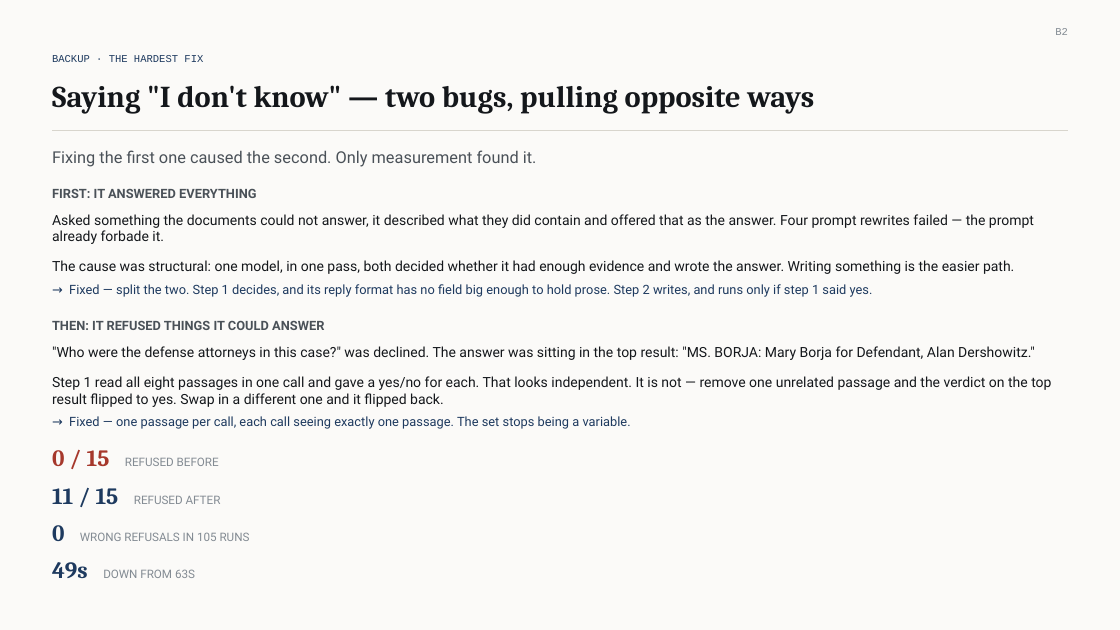
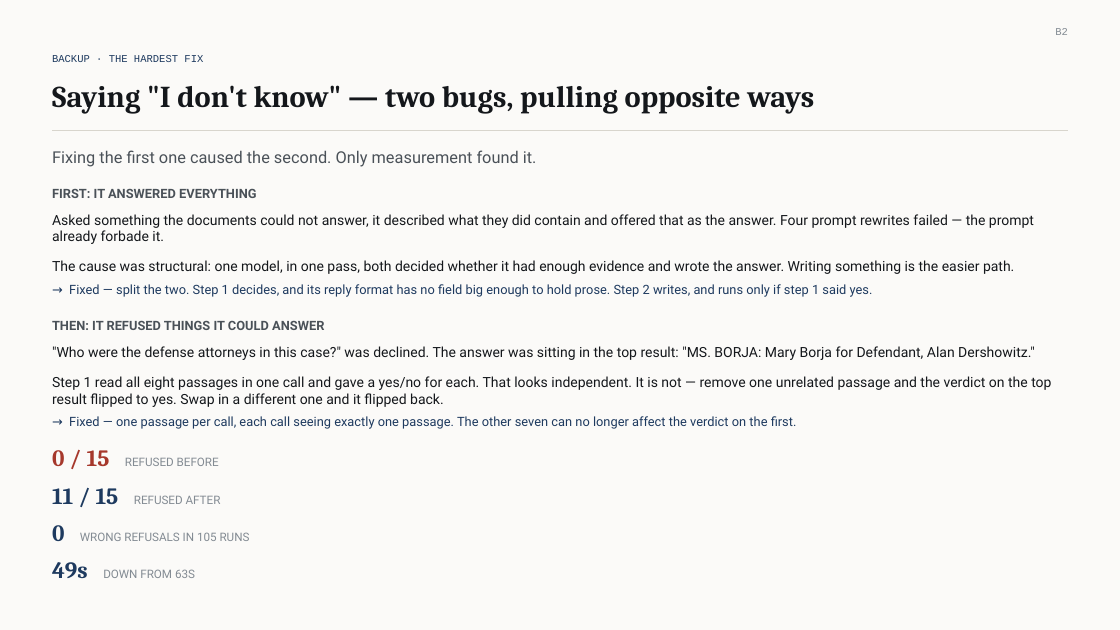
Before and after one commit to extempore66/graph-rag-llm-legal-docs, a slide deck: slide 12 of presos/Graph_RAG_Interview_Deck.pptx (slide 14 before the commit). Drawn at 1120x630 pixels with LibreOffice and Linux fonts; fonts in the diff are those of the drawing. Boxes give left, top, right and bottom in pixels: in the first picture for what was removed or moved away, otherwise in the second. Text is boxed around its words. In the diff, an @@ line names an element or a change of style, - is before the commit and + after.

```diff
--- a/presos/Graph_RAG_Interview_Deck.pptx
+++ b/presos/Graph_RAG_Interview_Deck.pptx
@@ text at (69,416,797,429): text changed @@
-→ Fixed — one passage per call, each call seeing exactly one passage. The set stops being a variable.
+→ Fixed — one passage per call, each call seeing exactly one passage. The other seven can no longer affect the verdict on the first.
```
Also in this commit, not shown: 8 other slides changed, 2 slides removed, 2 other files.
